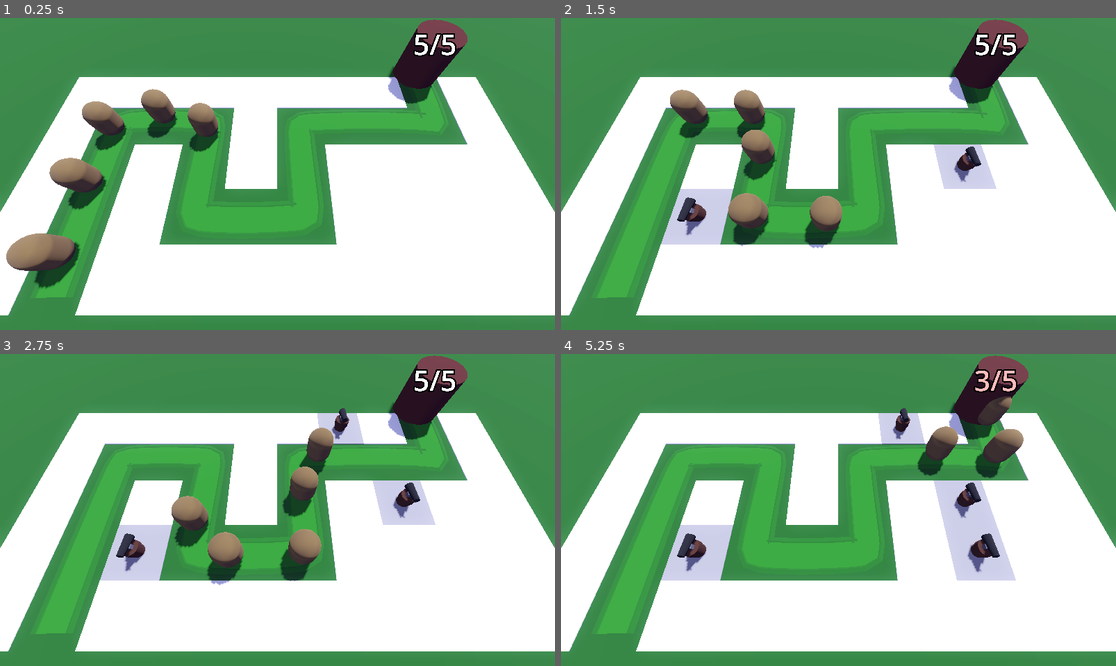
Above: before the commit, frames 1-4 (two rows, left to right).
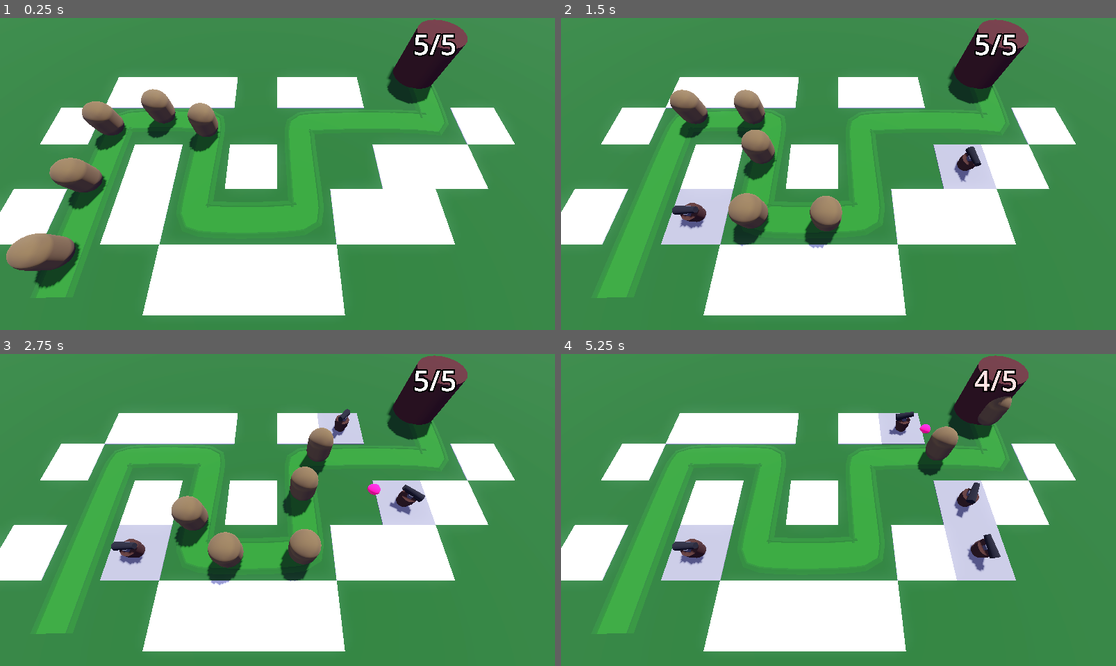
Above: after the commit, the same moments.

Repository: fbcs-hailey/Barbarian_blaster2
Game: Godot game, scene res://Base/base.tscn
Same seed, same stepped clock (60 frames per second), same inputs: the game is played once before the commit and once after it.
Inputs (mouse positions are in pixels of both pictures, inside the frame that each line leads up to):
- Up to frame 1 (0.25 s): no input
- Up to frame 2 (1.5 s): move the mouse to (960, 158) at 0.52 s; click (960, 158) at 0.6 s; move the mouse to (727, 189) at 1.27 s; click (727, 189) at 1.35 s
- Up to frame 3 (2.75 s): move the mouse to (333, 441) at 2.02 s; click (333, 441) at 2.1 s
- Up to frame 4 (5.25 s): move the mouse to (810, 572) at 2.77 s; click (810, 572) at 2.85 s; move the mouse to (1005, 556) at 3.52 s; click (1005, 556) at 3.6 s; move the mouse to (672, 463) at 4.27 s; click (672, 463) at 4.35 s; move the mouse to (866, 510) at 5.02 s; click (866, 510) at 5.1 s

The runs differ from the first frame. In frame 1, 23% of the frame differs, in the area x 0-100%, y 18-96%; in frame 2, 24%; in frame 3, 24%; in frame 4, 25%, in the area x 0-100%, y 4-96%.
Error before the commit: Invalid operands 'Vector3' and 'float' in operator '<='. (res://Turret/turret.gd:27)

Commit message:
fix bugs

Diff:
--- a/Base/base.tscn
+++ b/Base/base.tscn
@@ -65,7 +65,7 @@
 cell_size = Vector3(4, 4, 4)
 cell_center_y = false
 data = {
-"cells": PackedInt32Array(65535, 65534, 0, 65535, 0, 0, 65535, 2, 0, 65531, 65535, 0, 65531, 65534, 0, 65531, 0, 0, 65531, 2, 0, 65532, 65534, 0, 65533, 0, 0, 65533, 2, 0, 65534, 65534, 0, 65534, 2, 0, 0, 65534, 0, 0, 2, 0, 1, 65534, 0, 1, 2, 0, 2, 65534, 0, 2, 0, 0, 3, 2, 0, 4, 65534, 0, 4, 0, 0, 4, 2, 0, 1, 0, 0, 65531, 1, 0, 65533, 1, 0, 1, 1, 0, 65535, 65535, 0, 65533, 65534, 0, 4, 65535, 0, 2, 2, 0, 2, 1, 0, 3, 0, 0, 3, 1, 0, 4, 1, 0)
+"cells": PackedInt32Array(65535, 0, 0, 65535, 2, 0, 65531, 65535, 0, 65532, 65534, 0, 65533, 0, 0, 65534, 65534, 0, 65534, 2, 0, 0, 65534, 0, 0, 2, 0, 1, 65534, 0, 2, 0, 0, 65531, 1, 0, 65533, 1, 0, 1, 1, 0, 65533, 65534, 0, 4, 65535, 0, 2, 1, 0, 3, 0, 0)
 }
 
 [node name="Path3D" type="Path3D" parent="."]
--- a/Turret/projectile.gd
+++ b/Turret/projectile.gd
@@ -12,7 +12,6 @@
 	queue_free()
 
 func _on_area_entered(area: Area3D) -> void:
-	print(area.name)
 	if area.is_in_group('enemy_area'):
 		area.get_parent().health-=25
 		queue_free()
--- a/Turret/turret.gd
+++ b/Turret/turret.gd
@@ -1,17 +1,17 @@
 extends Node3D
 
-@export var turret_range:float=10.0
+@export var turret_range=10.0
 @export var projectile:PackedScene
 var enemy_path:Path3D
 var target:Node3D
 
 func _physics_process(delta: float) -> void:
 	target=find_best_target()
-	if target is Enemy:
+	if target !=null:
 		look_at(target.global_position,Vector3.UP,true)
 
 func _on_timer_timeout() -> void:
-	if target is Enemy:
+	if target !=null:
 		var new_projectile:=projectile.instantiate()
 		add_child(new_projectile)
 		new_projectile.global_position=global_position
@@ -20,11 +20,12 @@
 func find_best_target()-> Enemy:
 	var best_target=null
 	var best_progress=0
+
 	for enemy in enemy_path.get_children():
 		if enemy is Enemy:
 			if enemy.progress> best_progress:
-				var distacne= global_position.direction_to(global_position)
-				if distacne<= turret_range:
+				var distacne= global_position.distance_to(enemy.global_position)
+				if distacne <= turret_range:
 					best_target=enemy
 					best_progress=enemy.progress
 	return best_target
--- a/home/home.gd
+++ b/home/home.gd
@@ -22,5 +22,4 @@
 
 
 func take_damage()-> void:
-	print("damage taken at home")
 	health-=1
